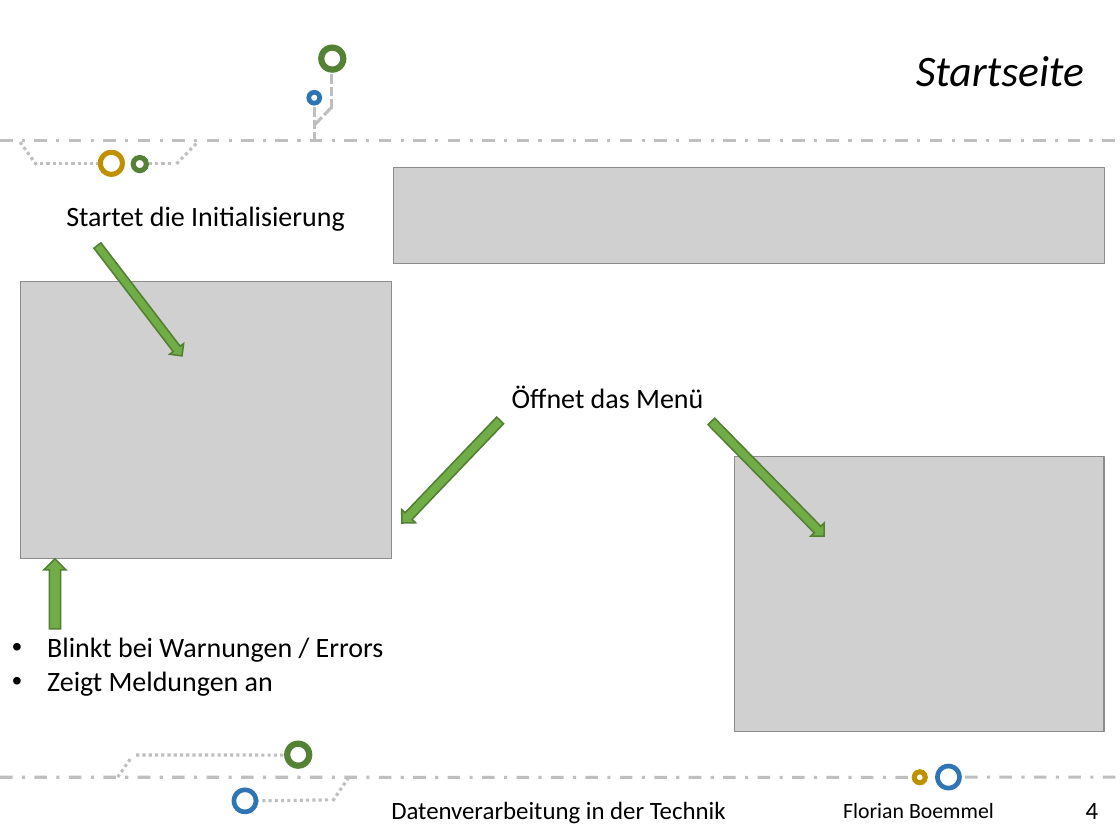
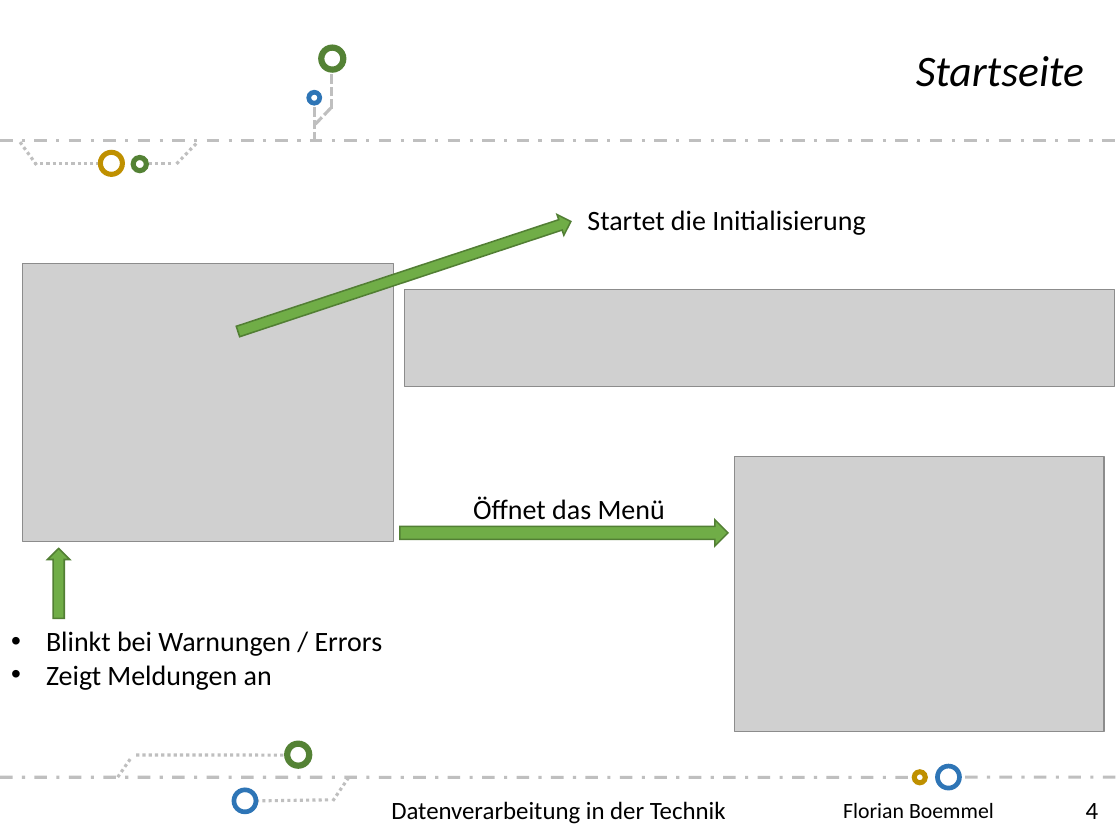
Before and after one commit to scd42636/DT_WS1718_02_StarCar, a slide deck: slide 4 of dokumentation/bof31844/Folien-Florian-Boemmel.pptx. Drawn at 1120x840 pixels with LibreOffice and Linux fonts; fonts in the diff are those of the drawing; grey boxes stand for pictures; background and template pictures are left out. Boxes give left, top, right and bottom in pixels: in the first picture for what was removed or moved away, otherwise in the second. Text is boxed around its words. In the diff, an @@ line names an element or a change of style, - is before the commit and + after.

```diff
--- a/dokumentation/bof31844/Folien-Florian-Boemmel.pptx
+++ b/dokumentation/bof31844/Folien-Florian-Boemmel.pptx
@@ text "Startet die Initialisierung": place and size @@
-text "Startet die Initialisierung" at (66,206,344,231)
+text "Startet die Initialisierung" at (587,210,865,235)
@@ up arrow at (234,211,574,341): rotation 142 to 71 degrees @@
@@ picture: place and size @@
-picture at (21,281,392,559)
+picture at (22,263,393,541)
@@ picture: place and size @@
-picture at (394,167,1104,263)
+picture at (404,290,1114,386)
@@ up arrow removed at (395,414,507,530) @@
@@ up arrow removed at (704,415,831,544) @@
@@ text "Öffnet das Menü" rewrapped from (512,385,703,409) to (473,496,665,526) @@
@@ up arrow added at (400,520,728,545), fill #70AD47, outline #538035 1 pt @@
@@ up arrow: place and size @@
-up arrow at (44,559,66,628)
+up arrow at (47,549,69,618)
@@ text "Blinkt bei Warnungen / Errors": place and size @@
-text "Blinkt bei Warnungen / Errors" at (47,637,384,696)
+text "Blinkt bei Warnungen / Errors" at (46,631,383,690)
```
Also in this commit, not shown: 3 other slides changed, 3 other files.
